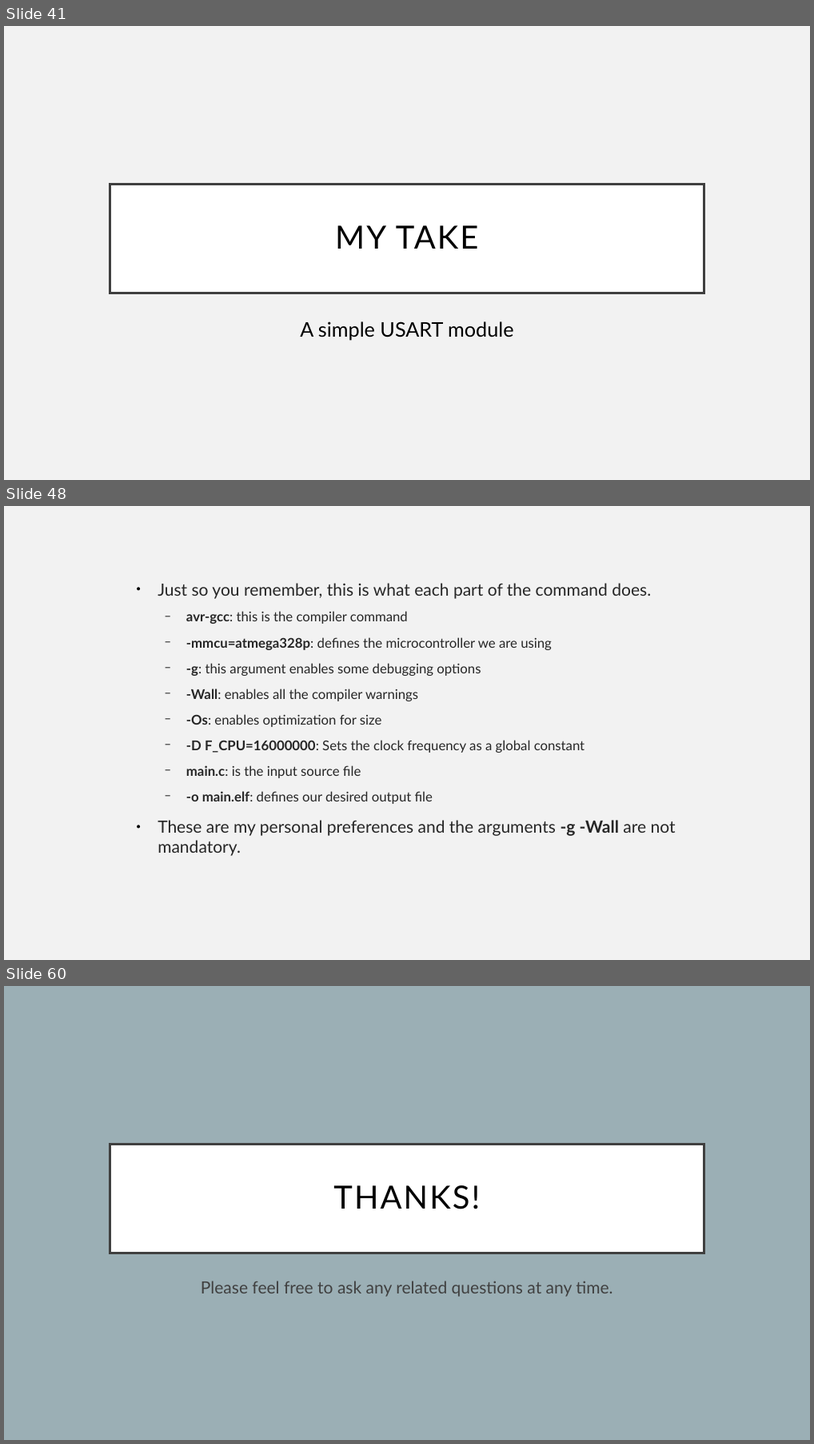
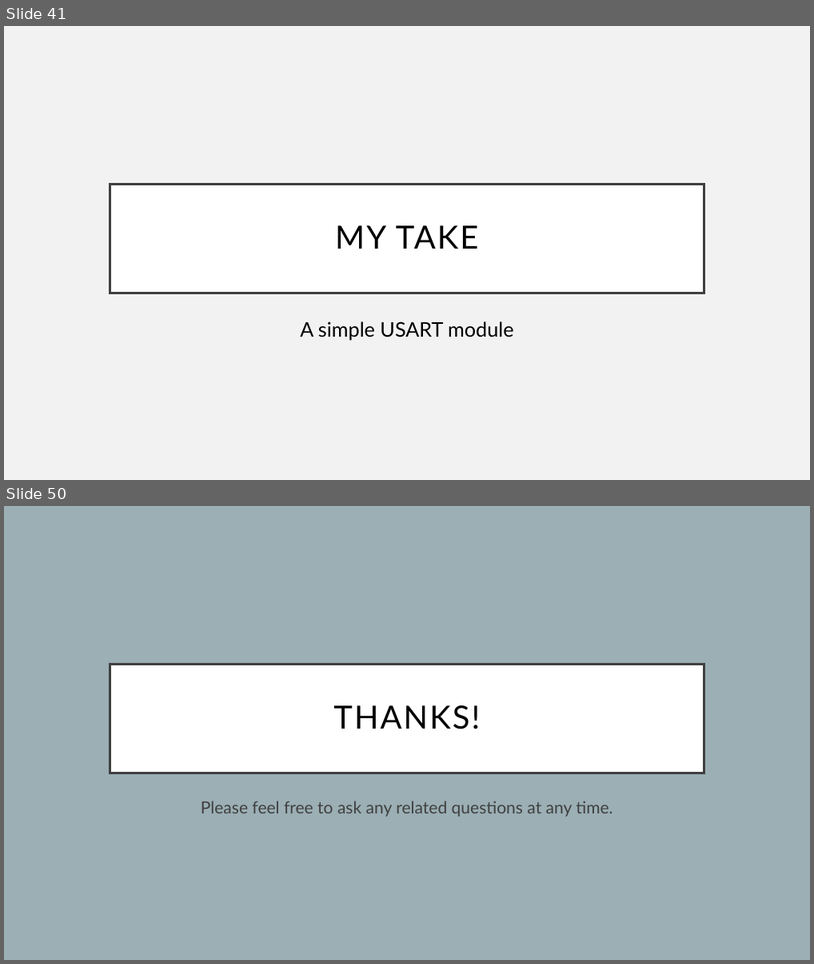
Before and after one commit to Equihua2211/I7266, a slide deck: 001_Slides/08_UART-USART.odp. Shown one above the other, each under a label of ours: slides 41, 48 and 60 before the commit, slides 41 and 50 after it; the slides between them are not shown. The pictures are 814x1444 and 814x964 pixels, drawn with LibreOffice and Linux fonts; fonts in the diff are those of the drawing. Boxes give left, top, right and bottom in pixels: in the first picture for what was removed or moved away, otherwise in the second. Text is boxed around its words. In the diff, an @@ line names an element or a change of style, - is before the commit and + after.

```diff
--- a/001_Slides/08_UART-USART.odp
+++ b/001_Slides/08_UART-USART.odp
@@ slide 48 removed at (4,506,810,960), background #F2F2F2 @@
@@ text removed at (158,583,676,856) @@
-● Just so you remember, this is what each part of the command does.
-  − avr-gcc: this is the compiler command
-  − -mmcu=atmega328p: defines the microcontroller we are using
-  − -g: this argument enables some debugging options
-  − -Wall: enables all the compiler warnings
-  − -Os: enables optimization for size
-  − -D F_CPU=16000000: Sets the clock frequency as a global constant
-  − main.c: is the input source file
-  − -o main.elf: defines our desired output file
-● These are my personal preferences and the arguments -g -Wall are not mandatory.
@@ what was slide 60 is now slide 50 @@
```
Also in this commit, not shown: 6 slides changed, 6 slides added, 15 other slides removed, 2 other files.
